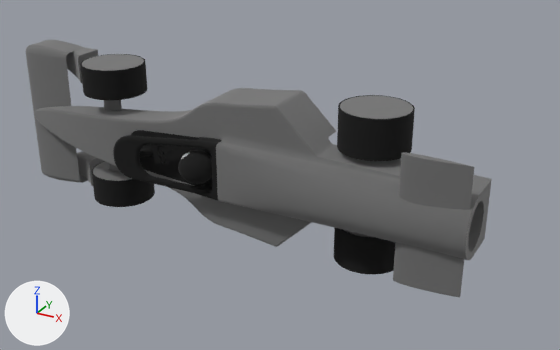
Renders of the glTF model model/fku_rj.glb from each side of a commit.
Camera for both pictures: a camera (50 mm lens) standing at (0.205, -0.27, 0.124) and looking at (0.066, -0.017, -0.003). The axes (+X, +Y, +Z) are drawn at lower left. The lights are the same throughout. The first picture is the older version. Where no turn or scale is listed for an object, it has been applied to the vertices. Vertices at exactly the same position are counted once.

Objects in the first picture: '=>[0:1:1:15]', '=>[0:1:1:9]', 'halo:1', '前挡板 (1):1', '前翼:1', '前车轮(镜像):1', '后挡板:1', '后车轮:1', '头盔:1', '尾翼:1' and 1 more.
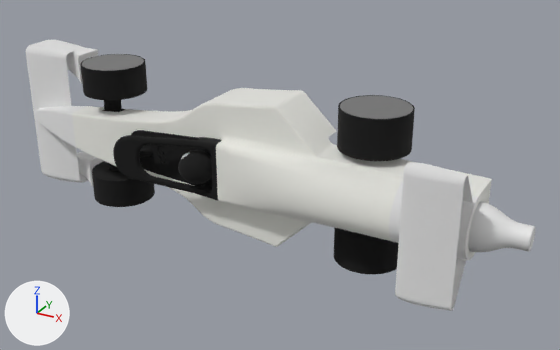
Where the change shows, as pixel boxes (x1, y1, x2, y2) in the pictures (560 x 350 px):
'尾翼:1', recoloured, reshaped: before (389, 153, 478, 298); after (389, 162, 478, 311)
'前翼:1', recoloured (grey to white): (26, 40, 103, 186) in both
'co2气瓶:1', now drawn: after (468, 201, 535, 252)
'=>[0:1:1:15]', recoloured (grey to dark grey): (93, 100, 132, 181) in both
part 1 of me_尾翼, built on: before (389, 153, 478, 298); after (390, 162, 478, 311)
part 2 of me_尾翼, recoloured: (389, 199, 478, 260) in both
part 3 of me_compound, recoloured (grey to white): (72, 88, 492, 259) in both

The edits, one by one:
Material 'mat_3' (mat_mat_3) changes colour from dark grey #404040 to white #f4f4f4; in linear values from (0.0513, 0.0513, 0.0513) to (0.905, 0.905, 0.905).
Material 'mat_5' (mat_mat_5) is new.
Its base color is (0.0513, 0.0513, 0.0513) (dark grey #404040).
Its metallic is 1.0.
Its roughness is 1.0.
me_尾翼 is used by ob_尾翼_1; location (0.0, 0.0, 0.0).
me_尾翼 had 3639 vertices, 7270 faces and spanned x 0.1227..0.1497, y -0.0416..-0.0305, z -0.025..0.025.
me_尾翼 now has 8641 vertices, 17284 faces and spans x 0.1227..0.1497, y -0.0488..-0.0305, z -0.0261..0.0261.
me_尾翼 part 1: 1 vertex moved within x 0.1472, y -0.0335, z 0.0112; 3507 vertices removed from x 0.1237..0.1492, y -0.0413..-0.0319, z -0.025..0.025; 8509 vertices added at x 0.1227..0.1491, y -0.0488..-0.0306, z -0.0261..0.0261.
me_尾翼 part 2: 182 faces spanning x 0.1227..0.1497, y -0.0416..-0.0305, z -0.0119..0.0119 switch from mat_mat_2 (grey #a0a0a0) to mat_mat_3 (white #f4f4f4).
me_compound is used by ob_0_1_1_9; location (0.0, 0.0, 0.0).
me_compound had 10634 vertices, 21267 faces and spanned x -0.041..0.15, y -0.042..-0.005, z -0.03..0.03.
me_compound now has 10626 vertices, 21243 faces and spans x -0.041..0.15, y -0.042..-0.005, z -0.03..0.03.
me_compound part 3: 21243 faces spanning x -0.041..0.15, y -0.042..-0.005, z -0.03..0.03 switch from mat_mat_2 (grey #a0a0a0) to mat_mat_4 (white #f6f6f3).
Edits to the shape of me_compound do not show in these pictures.
me_前翼 has 10740 vertices, 21476 faces and spans x -0.0712..-0.0368, y -0.0245..-0.0015, z -0.0339..0.0339.
me_前翼 no longer uses material mat_mat_2 (grey #a0a0a0).
me_前翼 gains material mat_mat_3 (white #f4f4f4).
me_solid has 3926 vertices, 7848 faces and spans x -0.0327..-0.0059, y -0.0274..-0.0006, z -0.031..0.031.
me_solid no longer uses material mat_mat_2 (grey #a0a0a0).
me_solid gains material mat_mat_5 (dark grey #404040).
Mesh me_co2气瓶 is new.
It has 9643 vertices, 19282 faces and spans x 0.2925..0.3575, y -0.009..0.009, z -0.009..0.009.
Object 'co2气瓶:1' (ob_co2气瓶_1) now shows me_co2气瓶 instead of nothing.
